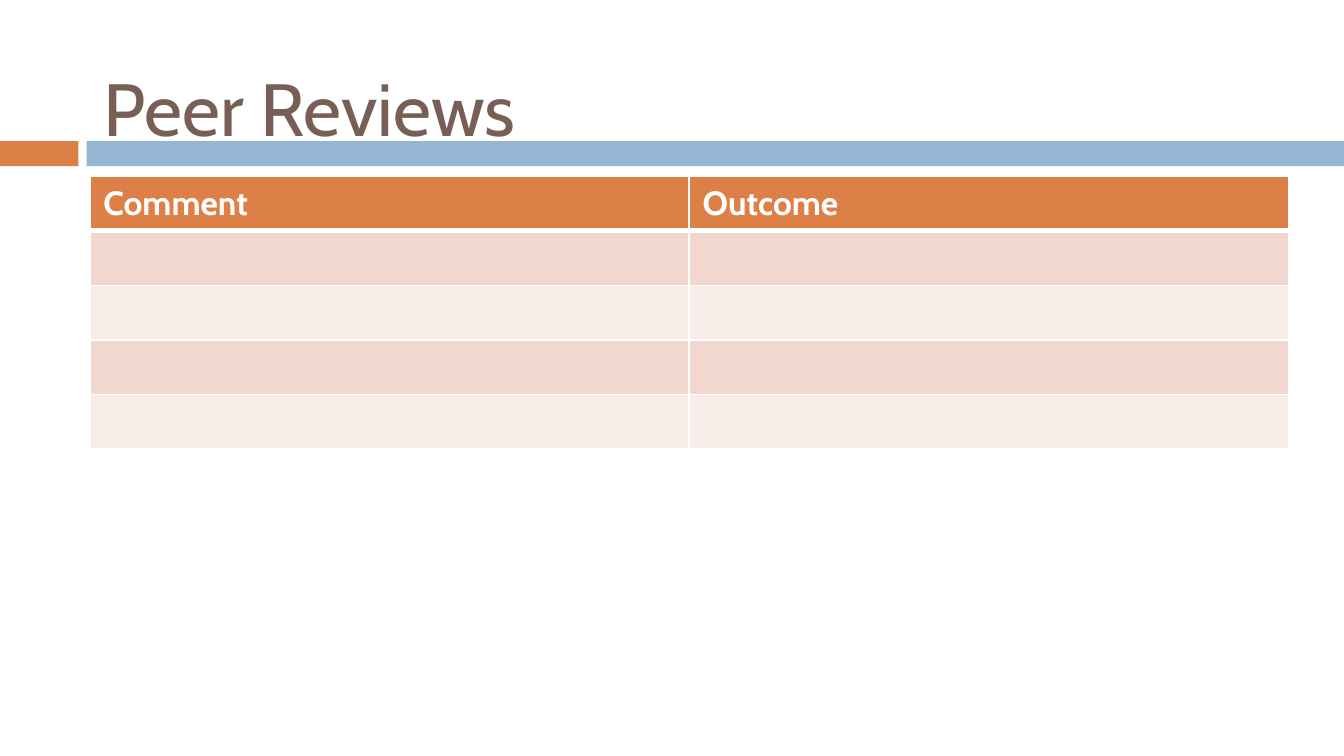
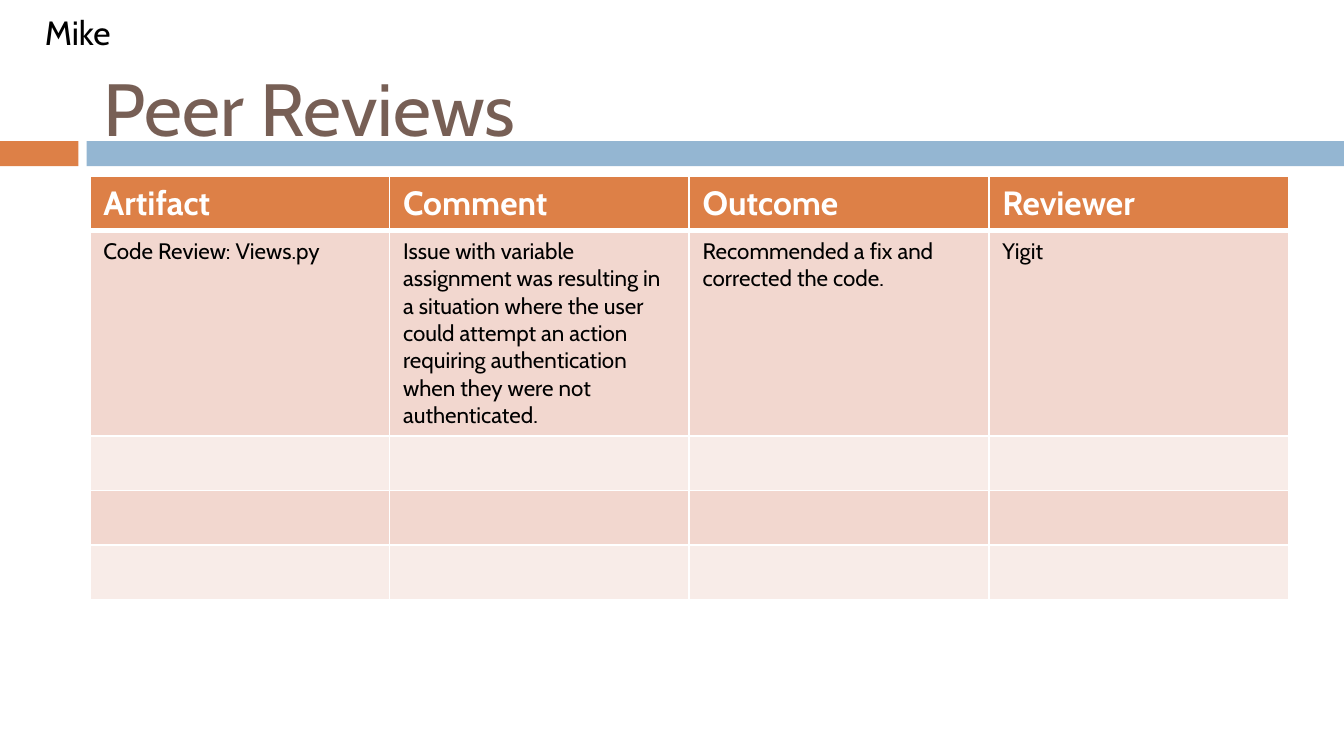
Before and after one commit to gvaccaro21/CS633---Term-Project, a slide deck: slide 30 of Final Presenation/CS_633_Zac3_term_project_report_FINAL_draft.pptx (slide 35 before the commit). Drawn at 1344x756 pixels with LibreOffice and Linux fonts; fonts in the diff are those of the drawing; background and template pictures are left out. Boxes give left, top, right and bottom in pixels: in the first picture for what was removed or moved away, otherwise in the second. Text is boxed around its words. In the diff, an @@ line names an element or a change of style, - is before the commit and + after.

```diff
--- a/Final Presenation/CS_633_Zac3_term_project_report_FINAL_draft.pptx
+++ b/Final Presenation/CS_633_Zac3_term_project_report_FINAL_draft.pptx
@@ text added at bbox=[45, 19, 111, 46], 18 pt, text #000000 @@
+Mike
@@ table at bbox=[90, 176, 1289, 569] @@
-column 1: Comment |  |  |  | 
-column 2: Outcome |  |  |  | 
+column 1: Artifact | Code Review: Views.py |  |  | 
+column 2: Comment | Issue with variable assignment was resulting in a situation where the user could attempt an action requiring authentication when they were not authenticated. |  |  | 
+column 3: Outcome | Recommended a fix and corrected the code. |  |  | 
+column 4: Reviewer | Yigit |  |  | 
```
Also in this commit, not shown: 27 other slides changed, 3 slides added.
